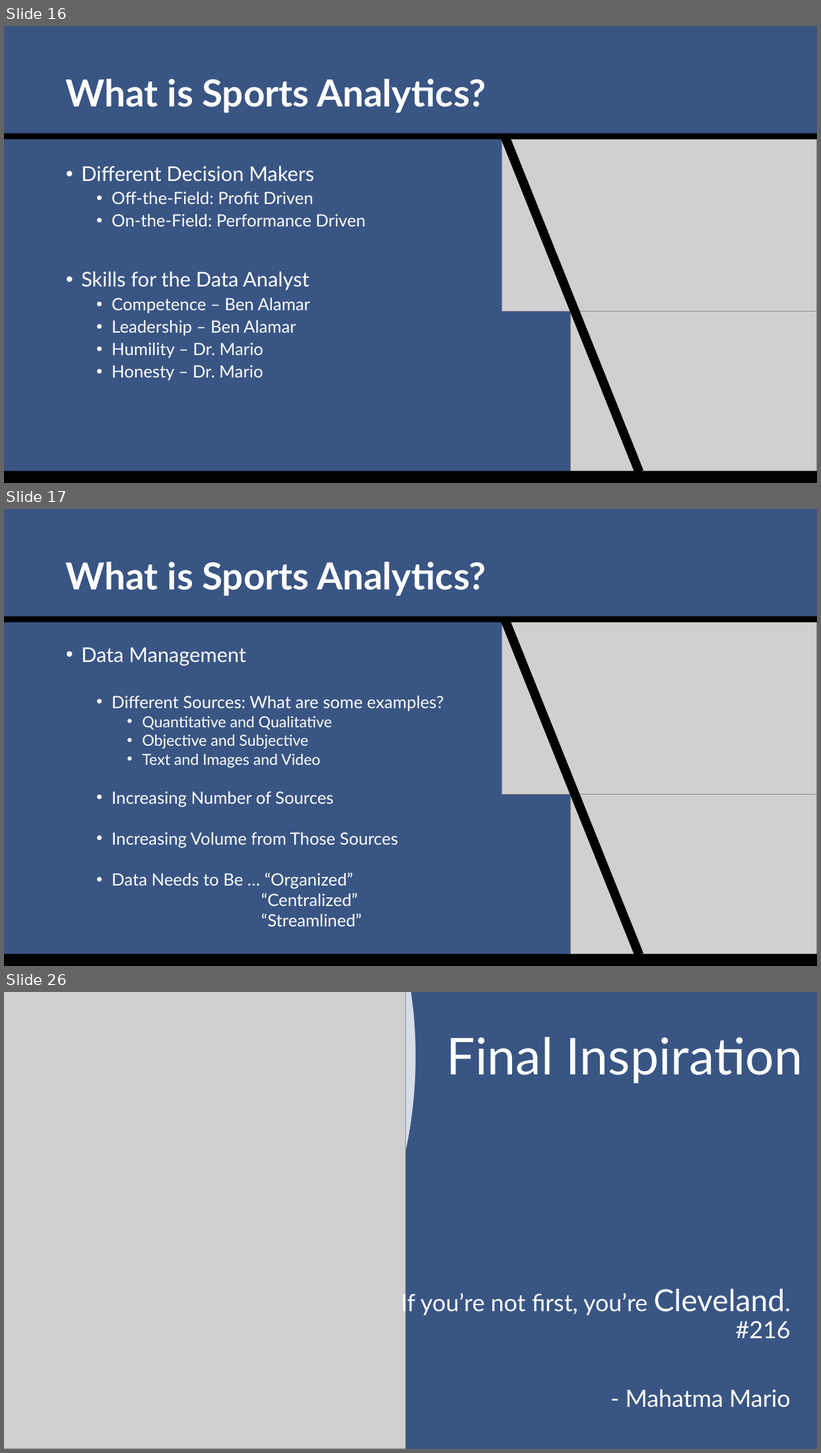
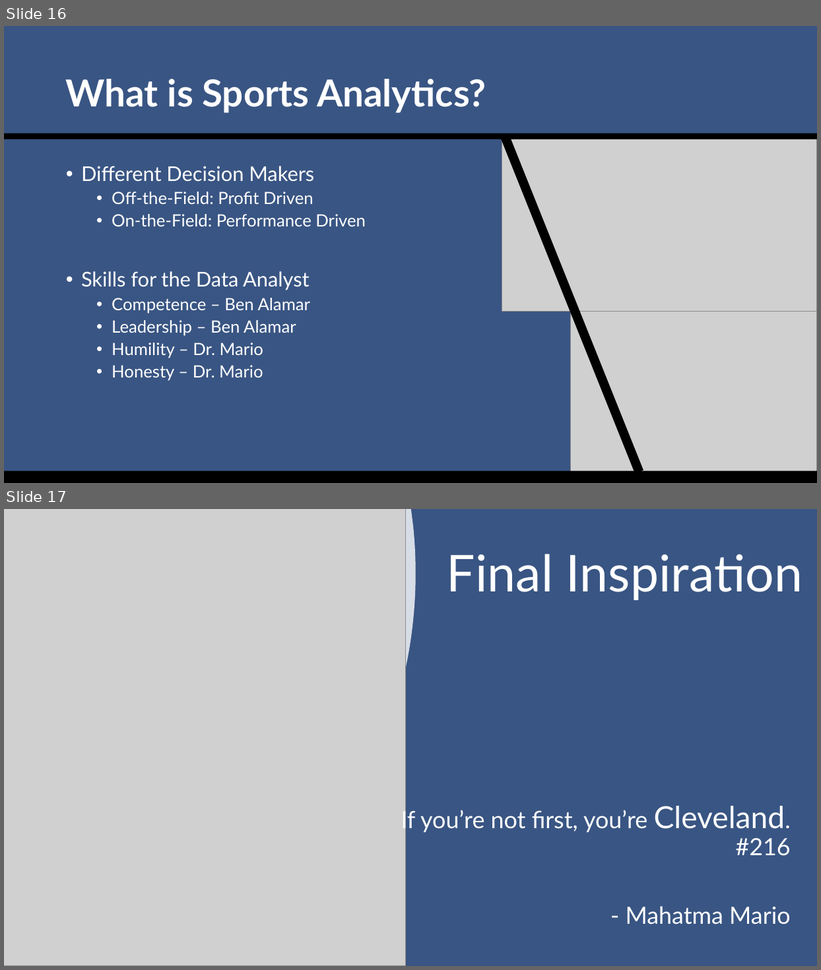
Before and after one commit to SuperMarioGiacomazzo/STOR390_WEBSITE, a slide deck: Slides/Sports Analytics 1/Sports_Analytics_1_Lecture.pptx. Shown one above the other, each under a label of ours: slides 16, 17 and 26 before the commit, slides 16 and 17 after it; the slides between them are not shown. The pictures are 821x1453 and 821x970 pixels, drawn with LibreOffice and Linux fonts; fonts in the diff are those of the drawing; grey boxes stand for pictures. Boxes give left, top, right and bottom in pixels: in the first picture for what was removed or moved away, otherwise in the second. Text is boxed around its words. In the diff, an @@ line names an element or a change of style, - is before the commit and + after.

```diff
--- a/Slides/Sports Analytics 1/Sports_Analytics_1_Lecture.pptx
+++ b/Slides/Sports Analytics 1/Sports_Analytics_1_Lecture.pptx
@@ slide 17 removed at [4, 509, 817, 966], background #395583 @@
@@ title removed at [66, 562, 486, 596] @@
-What is Sports Analytics?
@@ rectangle removed at [4, 617, 817, 623] @@
@@ rectangle removed at [500, 617, 644, 957] @@
@@ picture removed at [502, 623, 817, 795] @@
@@ text removed at [81, 648, 444, 927] @@
-• Data Management
-  • Different Sources: What are some examples?
-    • Quantitative and Qualitative
-    • Objective and Subjective
-    • Text and Images and Video
-  • Increasing Number of Sources
-  • Increasing Volume from Those Sources
-  • Data Needs to Be … “Organized”
-  “Centralized”
-  “Streamlined”
@@ picture removed at [571, 795, 817, 966] @@
@@ rectangle removed at [4, 955, 817, 966] @@
@@ what was slide 26 is now slide 17 @@
```
Also in this commit, not shown: 8 other slides removed, 12 other files.
